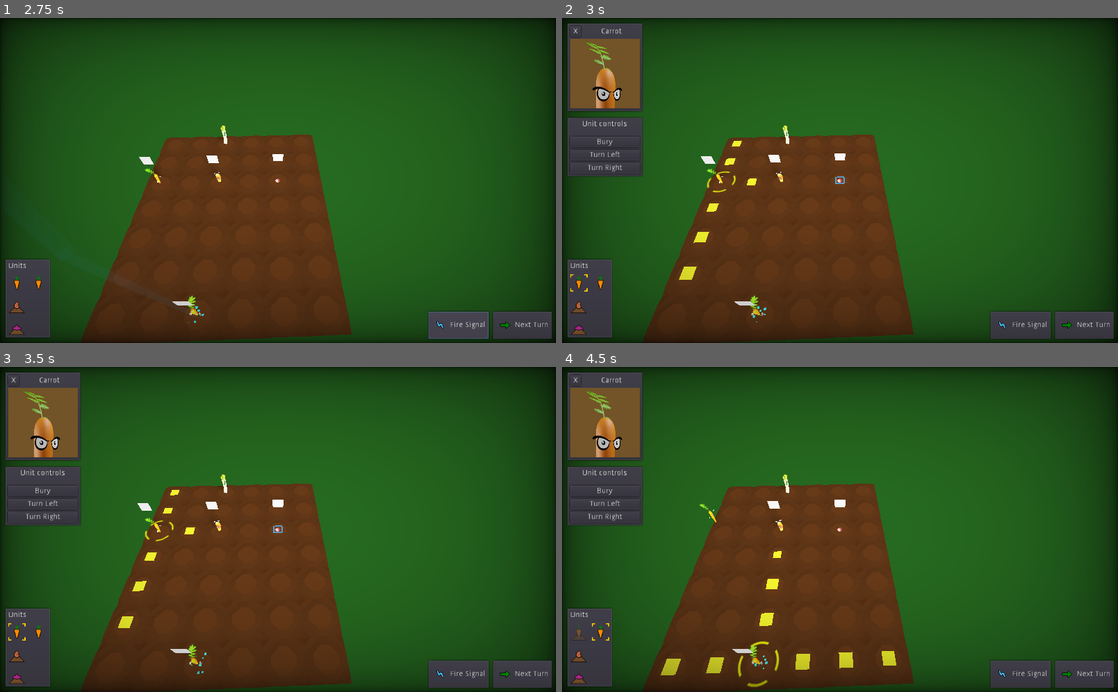
Above: before the commit, frames 1-4 (two rows, left to right).
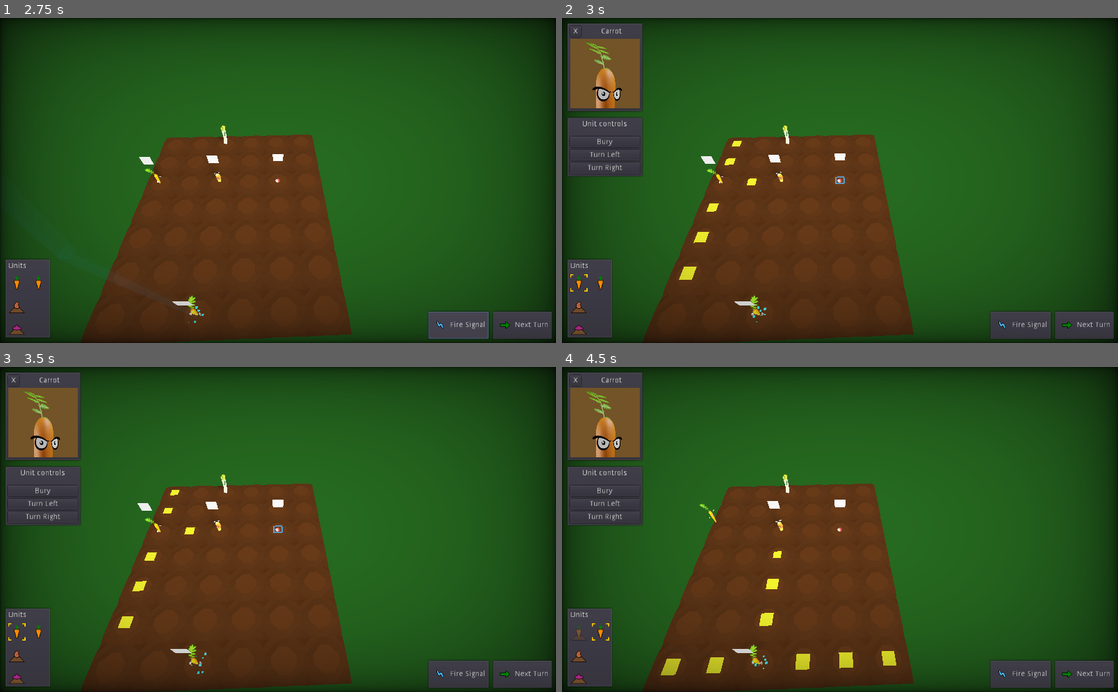
Above: after the commit, the same moments.

Repository: wingedadventurer/gwj-xii
Game: Godot game, scene res://scenes/levels/level_test.tscn
Two runs of this game, one before a commit and one after it. Both use one fixed random seed, a clock stepped at 60 frames per second and the inputs below.
Inputs (mouse positions are in pixels of both pictures, inside the frame that each line leads up to):
- Up to frame 1 (2.75 s): click "Next Turn" at 0.5 s; click "Next Turn" at 1.25 s; click "Fire Signal" at 2 s
- Up to frame 2 (3 s): click (578, 281) at 2.77 s
- Up to frame 3 (3.5 s): no input
- Up to frame 4 (4.5 s): click "Bury" at 3.5 s; click (600, 630) at 4.27 s

Frame 1 is identical in both runs. In frame 2, less than 0.1% of the frame differs, in the area x 26-32%, y 47-54%; in frame 3, less than 0.1%; in frame 4, 0.1%, in the area x 31-40%, y 84-99%.

Commit message:
Add proper onion profile; unit can now be deselected by clicking on it

Diff:
--- a/godot-project/default_bus_layout.tres
+++ b/godot-project/default_bus_layout.tres
@@ -3,7 +3,7 @@
 [resource]
 bus/1/name = "Music"
 bus/1/solo = false
-bus/1/mute = true
+bus/1/mute = false
 bus/1/bypass_fx = false
 bus/1/volume_db = 0.0
 bus/1/send = "Master"
--- a/godot-project/scripts/unit.gd
+++ b/godot-project/scripts/unit.gd
@@ -16,6 +16,7 @@
 
 var icon : class_unit_icon = null
 var rot := 0.0 setget set_rot
+var mouse_over := false
 
 var move_tween_values := {
 	0: {},
@@ -62,10 +63,18 @@
 		set_rot(rot)
 
 func _unhandled_input(event) -> void:
-	if event is InputEventMouseButton and event.button_index == BUTTON_LEFT and event.pressed == true and highlighted:
+	if event is InputEventMouseButton \
+	and event.button_index == BUTTON_LEFT \
+	and event.pressed == true \
+	and mouse_over \
+	and not action_done:
 		get_tree().set_input_as_handled()
 		if not selected:
 			select()
+		else:
+			deselect()
+			for unit_ui in get_tree().get_nodes_in_group("unit_ui"):
+				unit_ui.hide()
 
 func set_rot(value : float) -> void:
 	rot = value
@@ -91,7 +100,7 @@
 
 func set_selected(value : bool) -> void:
 	$select_highlight.set_rotate(value)
-	$select_highlight.visible = value
+	$select_highlight.visible = mouse_over
 	if value == true: $sfx_select.play()
 	if value == false:
 		hide_move_arrows()
@@ -101,7 +110,8 @@
 
 func set_highlighted(value : bool) -> void:
 	highlighted = value
-	$select_highlight.visible = value
+	if not selected:
+		$select_highlight.visible = value
 
 func select() -> void:
 	for unit in get_tree().get_nodes_in_group("unit"):
@@ -125,12 +135,14 @@
 	hide_signal_positions()
 
 func _on_mouse_detect_area_mouse_entered() -> void:
-	if not selected and not action_done:
+#	if not selected and not action_done:
+	mouse_over = true
+	if not action_done:
 		set_highlighted(true)
 
 func _on_mouse_detect_area_mouse_exited() -> void:
-	if not selected:
-		set_highlighted(false)
+	mouse_over = false
+	set_highlighted(false)
 
 func show_move_arrows() -> void:
 	for node in $move_positions.get_children():
Not shown: 1 places in godot-project/scenes/ui/unit_ui.tscn that only renumber resources
Binary file changed: godot-project/textures/unit_profiles/profile_onion.png
